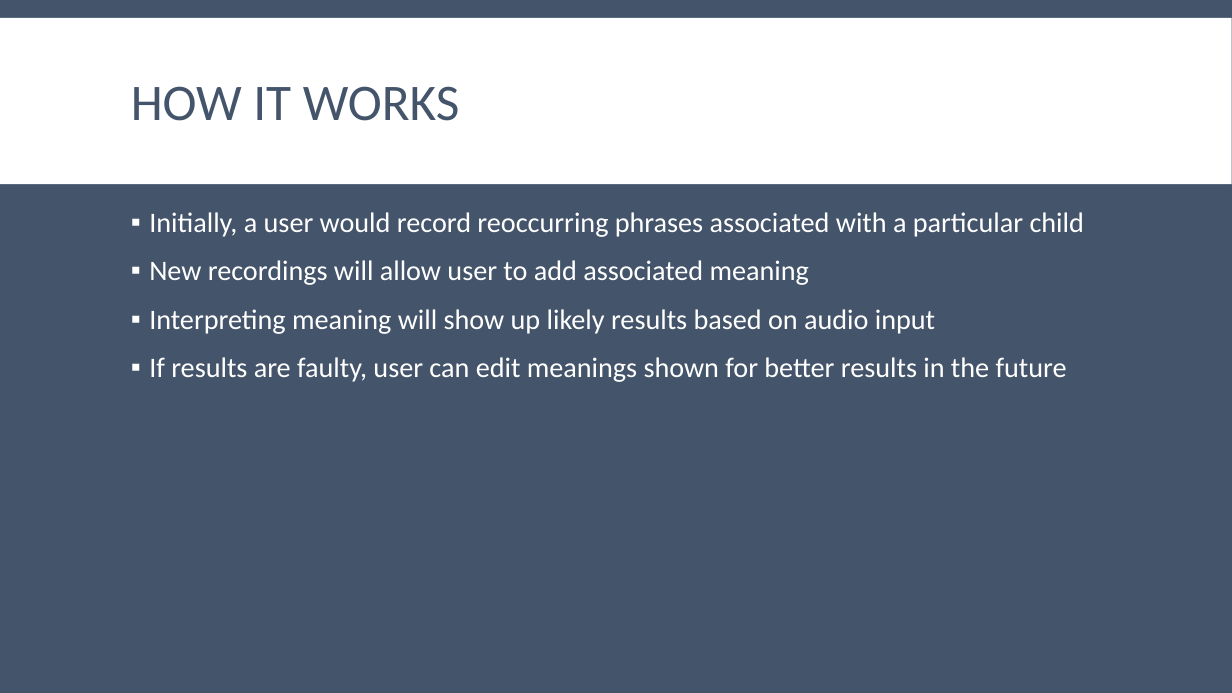
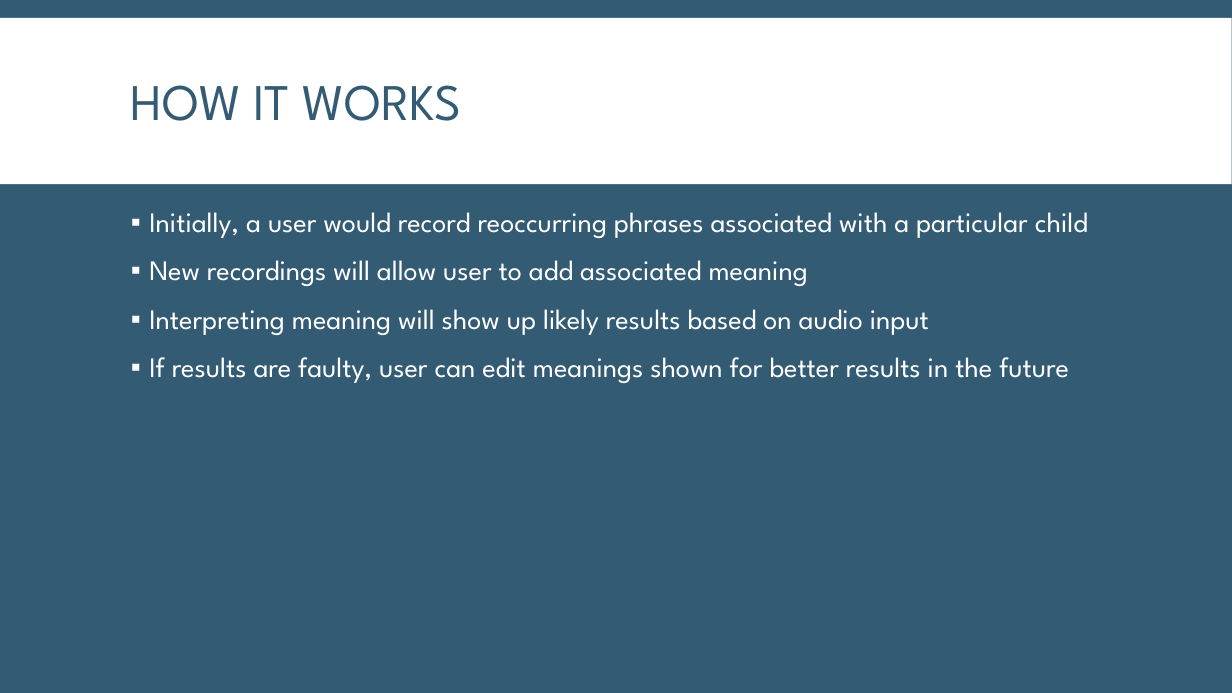
Before and after one commit to brooklyn2016/team-19, a slide deck: slide 3 of presentation.pptx. Drawn at 1232x693 pixels with LibreOffice and Linux fonts; fonts in the diff are those of the drawing. Boxes give left, top, right and bottom in pixels: in the first picture for what was removed or moved away, otherwise in the second. Text is boxed around its words. In the diff, an @@ line names an element or a change of style, - is before the commit and + after.

```diff
--- a/presentation.pptx
+++ b/presentation.pptx
@@ background #44546A to #335B74 @@
@@ title "HOW IT WORKS" at (x1=131, y1=85, x2=462, y2=121): font Calibri to League Spartan, text colour #44546A to #335B74 @@
@@ text "Initially, a user would record ..." at (x1=149, y1=212, x2=1088, y2=383): font Calibri to League Spartan @@
```
Also in this commit, not shown: 5 other slides changed.
